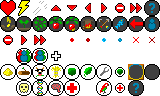
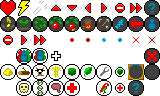
Two versions of the same layered image (160 × 96). Layer-by-layer changes:
painted on "Layer #1" over [144, 48, 160, 64]
